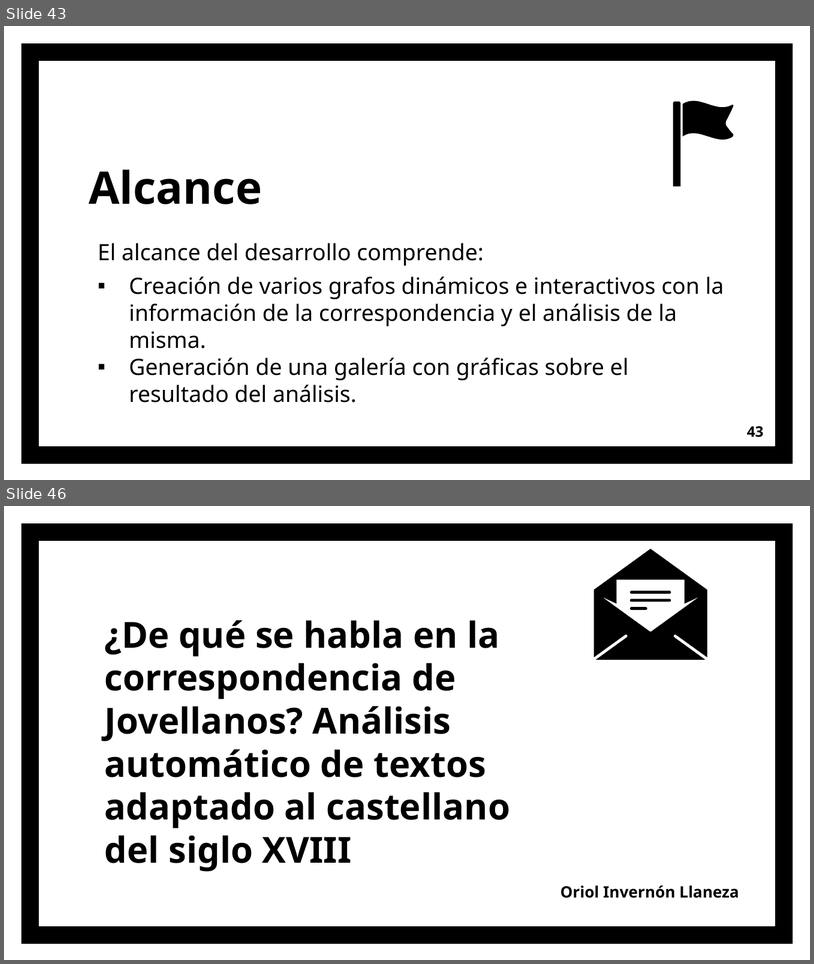
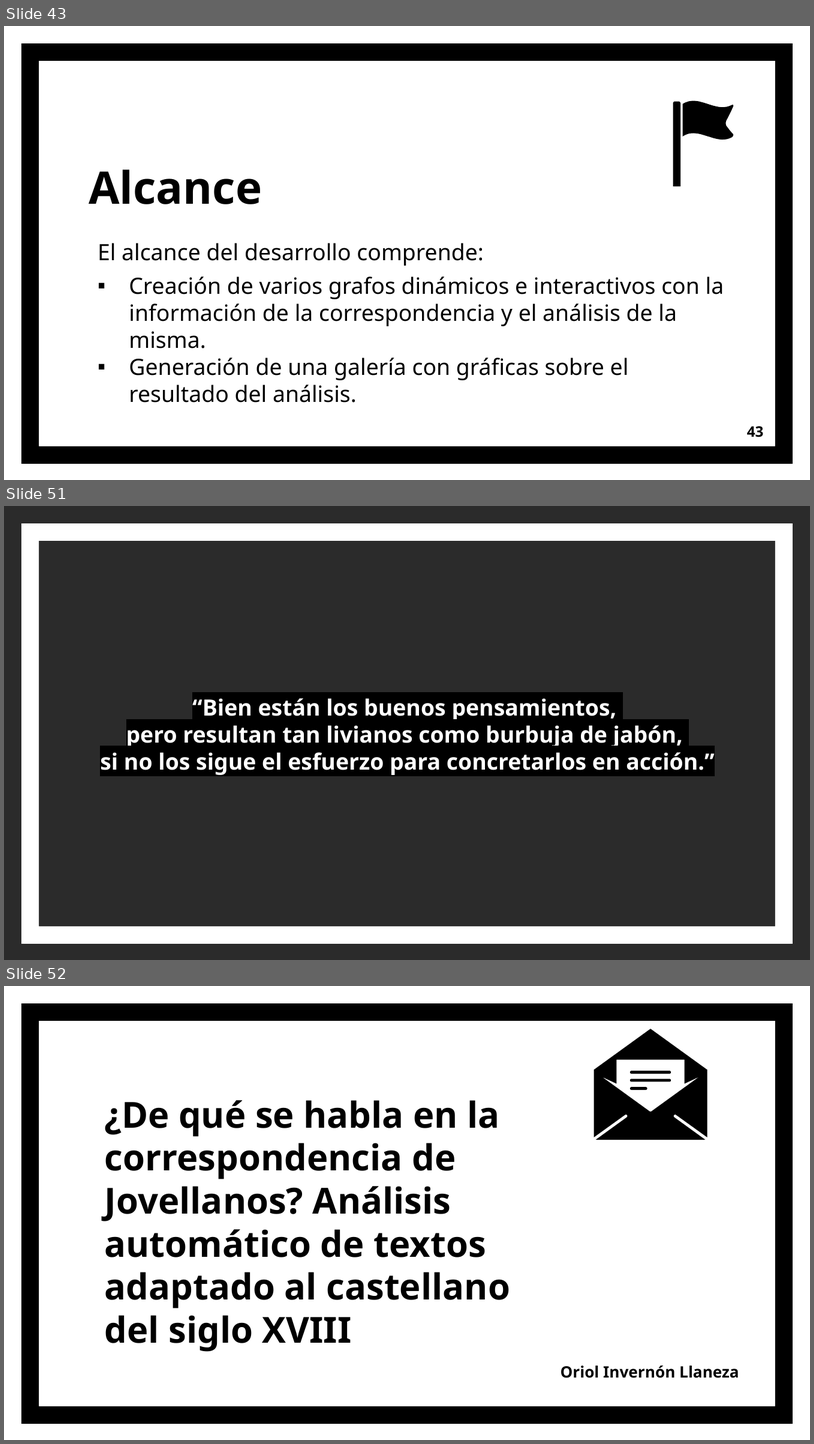
Before and after one commit to OriolInvernonLlaneza/Practicas-TFG, a slide deck: ppt/Jovellanos.pptx. Shown one above the other, each under a label of ours: slides 43 and 46 before the commit, slides 43, 51 and 52 after it; the slides between them are not shown. The pictures are 814x964 and 814x1444 pixels, drawn with LibreOffice and Linux fonts; fonts in the diff are those of the drawing; background and template pictures are left out; a plain dark background stands for a picture behind light text. Boxes give left, top, right and bottom in pixels: in the first picture for what was removed or moved away, otherwise in the second. Text is boxed around its words. In the diff, an @@ line names an element or a change of style, - is before the commit and + after.

```diff
--- a/ppt/Jovellanos.pptx
+++ b/ppt/Jovellanos.pptx
@@ slide 51 added at [4, 506, 810, 960], background picture (left out) @@
@@ frame added at [22, 524, 794, 944], fill #FFFFFF @@
@@ title added at [100, 698, 714, 775], 20 pt, text #FFFFFF, bold @@
+“Bien están los buenos pensamientos,
+pero resultan tan livianos como burbuja de jabón,
+si no los sigue el esfuerzo para concretarlos en acción.”
@@ what was slide 46 is now slide 52 @@
```
Also in this commit, not shown: 6 slides changed, 5 other slides added, 8 other files.
